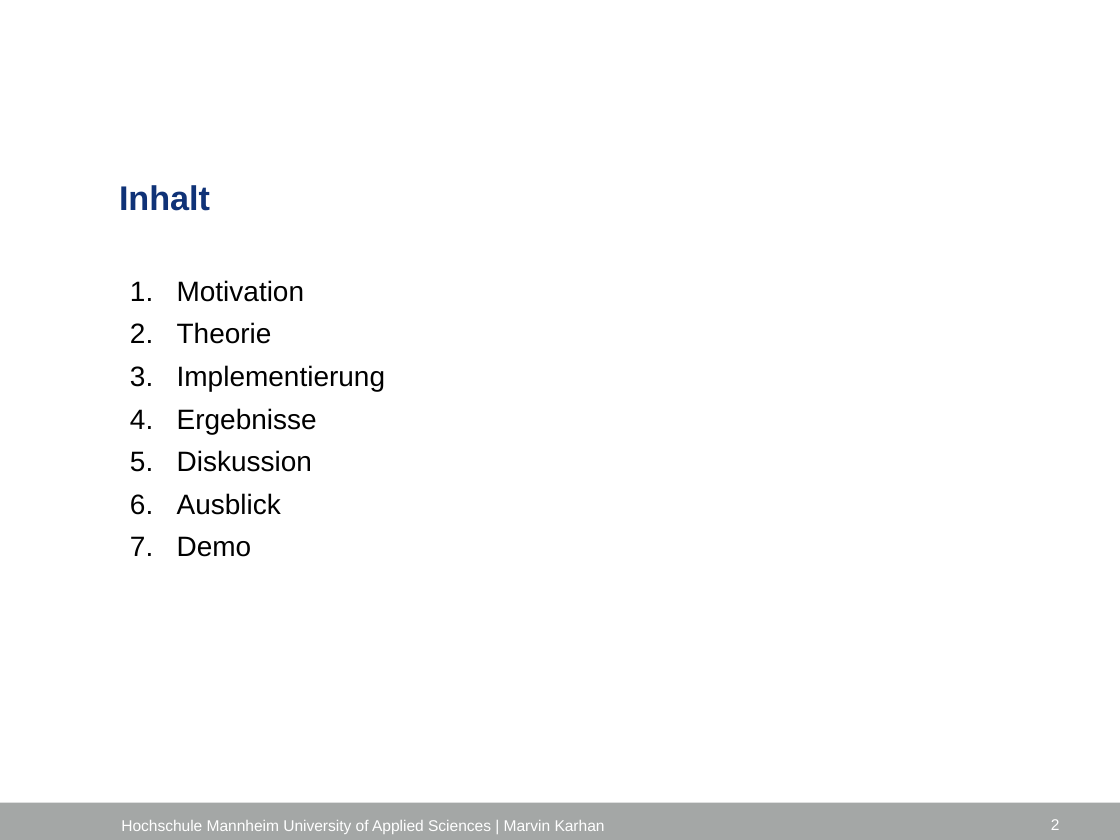
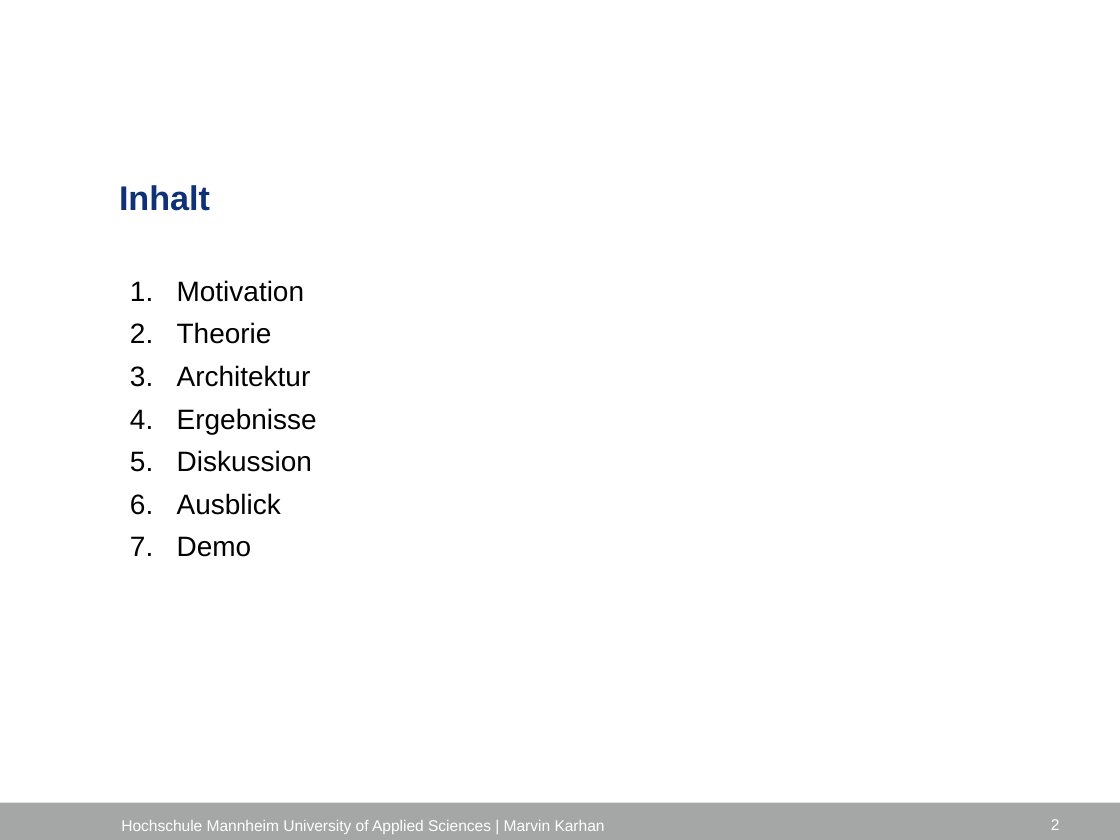
Before and after one commit to marvinkarhan/Bachelorarbeit, a slide deck: slide 2 of latex/Kolloquium/Kolloquium_Marvin_Karhan.pptx. Drawn at 1120x840 pixels with LibreOffice and Linux fonts; fonts in the diff are those of the drawing; background and template pictures are left out. Boxes give left, top, right and bottom in pixels: in the first picture for what was removed or moved away, otherwise in the second. Text is boxed around its words. In the diff, an @@ line names an element or a change of style, - is before the commit and + after.

```diff
--- a/latex/Kolloquium/Kolloquium_Marvin_Karhan.pptx
+++ b/latex/Kolloquium/Kolloquium_Marvin_Karhan.pptx
@@ text at box(177, 365, 311, 387): text changed @@
-3. Implementierung
+3. Architektur
```
Also in this commit, not shown: 4 other slides changed.
